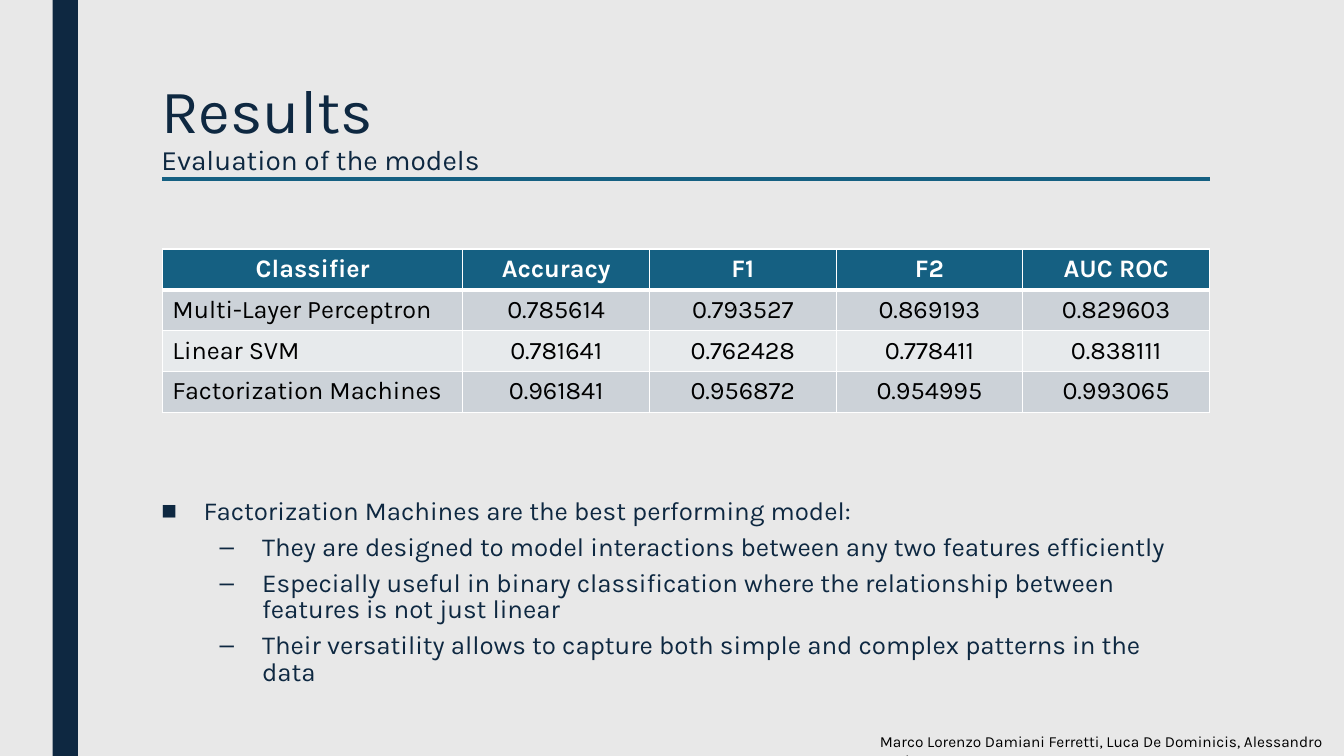
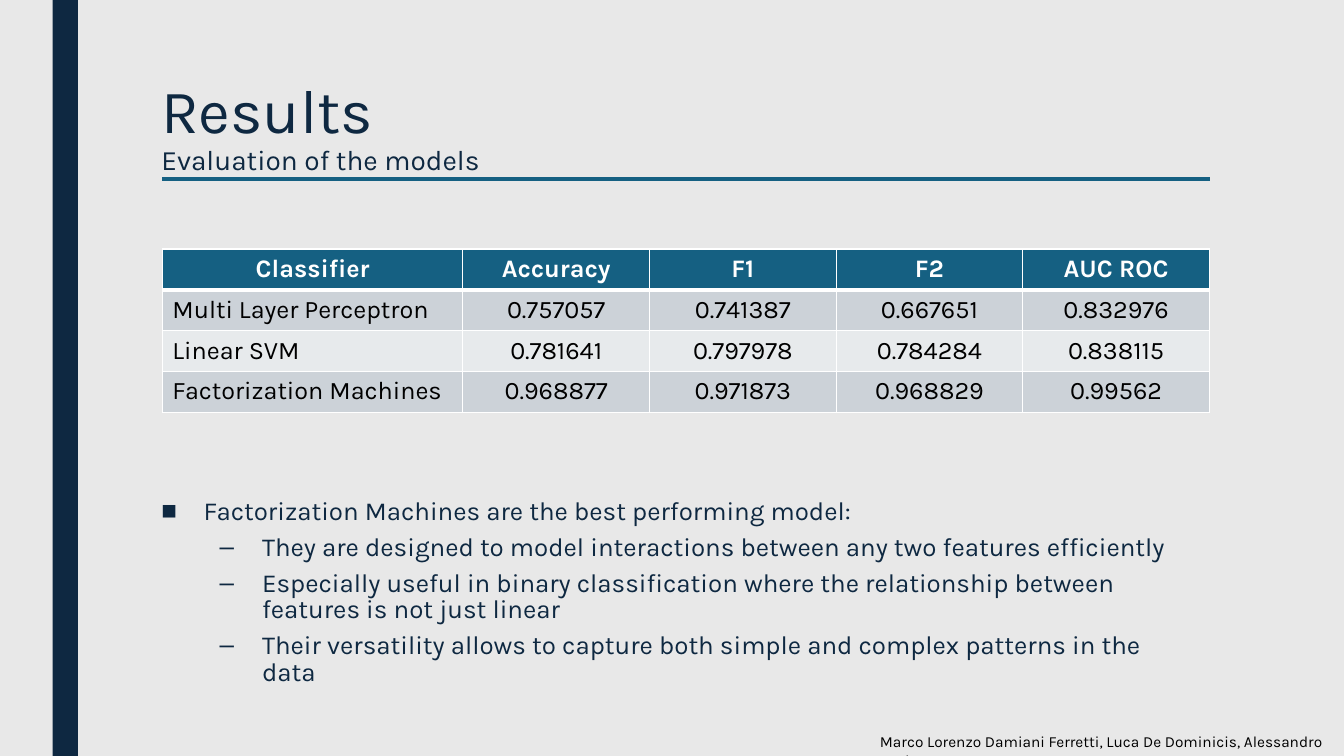
Before and after one commit to luca-de-dominicis/Big_Data_Analytics, a slide deck: slide 15 of BDA-Presentation.pptx. Drawn at 1344x756 pixels with LibreOffice and Linux fonts; fonts in the diff are those of the drawing. Boxes give left, top, right and bottom in pixels: in the first picture for what was removed or moved away, otherwise in the second. Text is boxed around its words. In the diff, an @@ line names an element or a change of style, - is before the commit and + after.

```diff
--- a/BDA-Presentation.pptx
+++ b/BDA-Presentation.pptx
@@ table at (162,249,1209,412) @@
-row 2: Multi-Layer Perceptron | 0.785614 | 0.793527 | 0.869193 | 0.829603
+row 2: Multi Layer Perceptron | 0.757057 | 0.741387 | 0.667651 | 0.832976
-row 3: Linear SVM | 0.781641 | 0.762428 | 0.778411 | 0.838111
+row 3: Linear SVM | 0.781641 | 0.797978 | 0.784284 | 0.838115
-row 4: Factorization Machines | 0.961841 | 0.956872 | 0.954995 | 0.993065
+row 4: Factorization Machines | 0.968877 | 0.971873 | 0.968829 | 0.99562
```
Also in this commit, not shown: 9 other slides changed.
